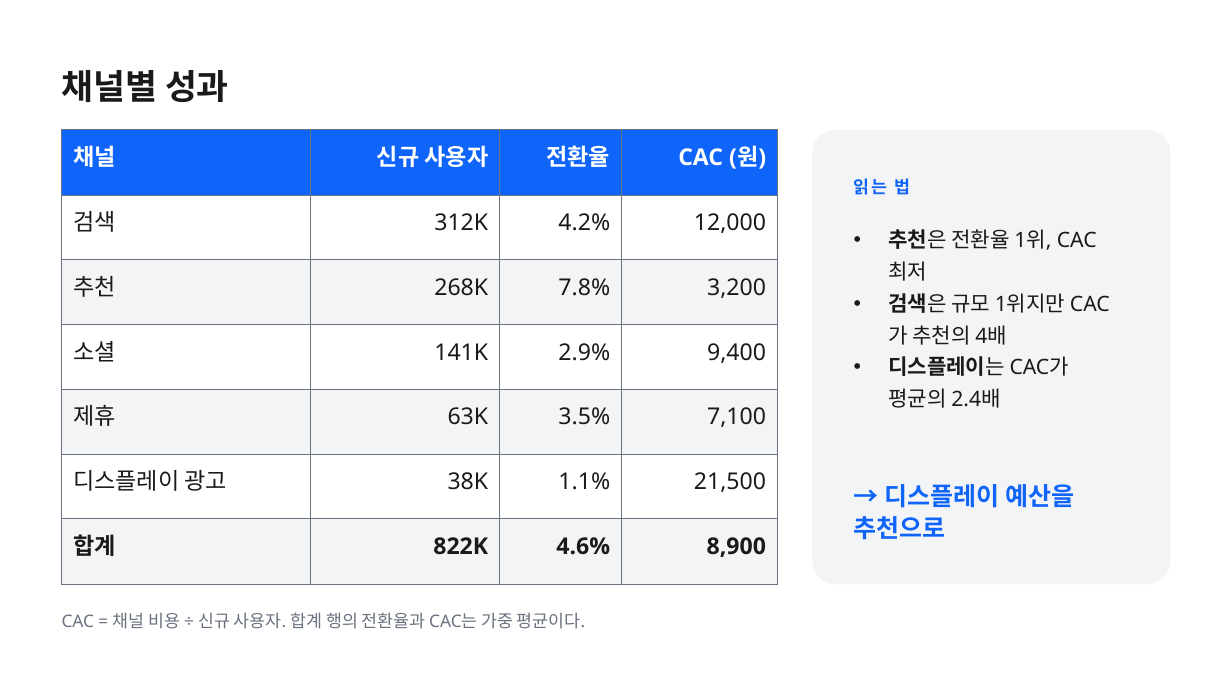
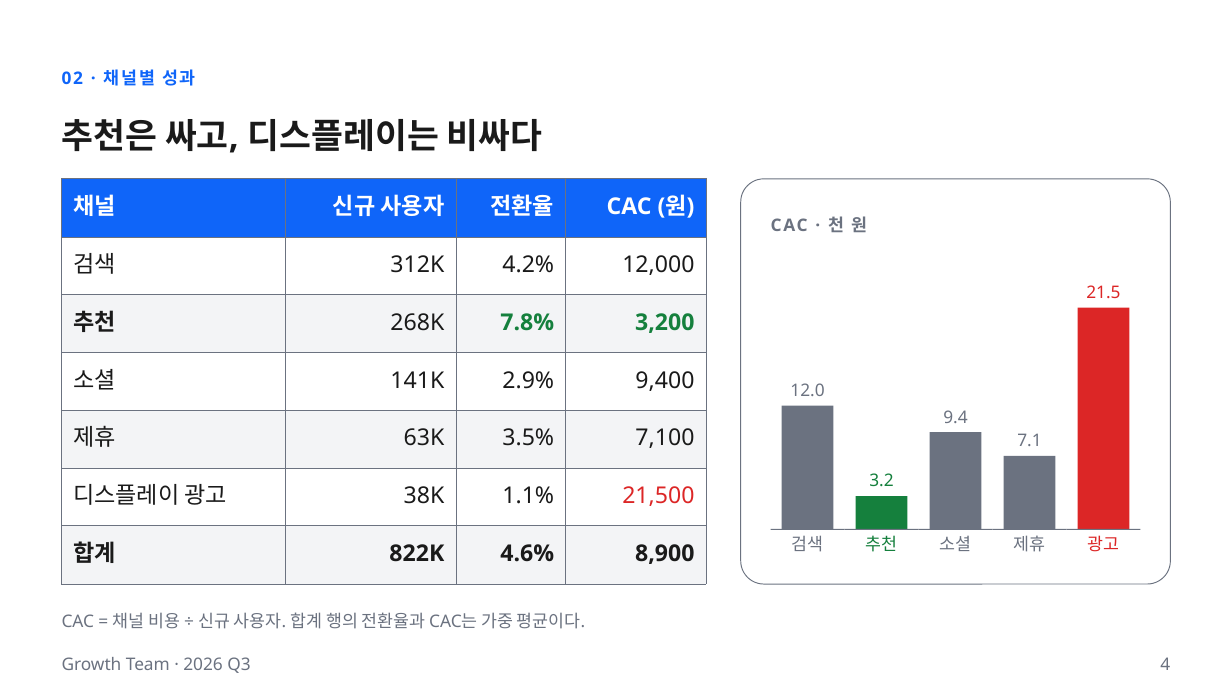
Before and after one commit to k2sebeom/balpyo, a slide deck: slide 4 of examples/showcase/decks/quarterly-review/q3-비즈니스-리뷰.pptx. Drawn at 1232x693 pixels with LibreOffice and Linux fonts; fonts in the diff are those of the drawing. Boxes give left, top, right and bottom in pixels: in the first picture for what was removed or moved away, otherwise in the second. Text is boxed around its words. In the diff, an @@ line names an element or a change of style, - is before the commit and + after.

```diff
--- a/examples/showcase/decks/quarterly-review/q3-비즈니스-리뷰.pptx
+++ b/examples/showcase/decks/quarterly-review/q3-비즈니스-리뷰.pptx
@@ text at (x1=62, y1=69, x2=196, y2=86): text changed; size 27 to 13.5 pt; text colour #1A1A1A to #0F65F9 @@
-채널별 성과
+02 · 채널별 성과
@@ text added at (x1=62, y1=119, x2=543, y2=153), 27 pt, text #1A1A1A, bold @@
+추천은 싸고, 디스플레이는 비싸다
@@ table at (x1=62, y1=179, x2=706, y2=585) @@
@@ bold on in "추천", "7.8%", "3,200" @@
@@ text colour #1A1A1A to #15803D in "7.8%", "3,200" @@
@@ text colour #1A1A1A to #DC2626 in "21,500" @@
@@ table resized from (x1=62, y1=129, x2=778, y2=584) to (x1=62, y1=179, x2=706, y2=585) @@
@@ rounded rectangle resized from (x1=812, y1=129, x2=1171, y2=584) to (x1=741, y1=179, x2=1171, y2=585) @@
@@ rounded rectangle at (x1=741, y1=179, x2=1171, y2=585): fill #F3F4F6 to #FFFFFF; outline none to #6B7280 0.75 pt; proportions changed @@
@@ text removed at (x1=854, y1=178, x2=911, y2=195) @@
-읽는 법
@@ text added at (x1=771, y1=216, x2=868, y2=232), 13.5 pt, text #6B7280, bold @@
+CAC · 천 원
@@ text removed at (x1=888, y1=229, x2=1097, y2=408) @@
-• 추천은 전환율 1위, CAC 최저
-• 검색은 규모 1위지만 CAC가 추천의 4배
-• 디스플레이는 CAC가 평균의 2.4배
@@ text added at (x1=1086, y1=285, x2=1120, y2=298), 13.5 pt, text #DC2626 @@
+21.5
@@ rectangle added at (x1=1078, y1=308, x2=1129, y2=529), fill #DC2626 @@
@@ text added at (x1=790, y1=383, x2=824, y2=396), 13.5 pt, text #6B7280 @@
+12.0
@@ rectangle added at (x1=782, y1=406, x2=834, y2=530), fill #6B7280 @@
@@ text added at (x1=943, y1=410, x2=967, y2=423), 13.5 pt, text #6B7280 @@
+9.4
@@ rectangle added at (x1=930, y1=433, x2=982, y2=530), fill #6B7280 @@
@@ text added at (x1=1017, y1=433, x2=1041, y2=446), 13.5 pt, text #6B7280 @@
+7.1
@@ text added at (x1=869, y1=473, x2=893, y2=487), 13.5 pt, text #15803D @@
+3.2
@@ rectangle added at (x1=1004, y1=456, x2=1055, y2=529), fill #6B7280 @@
@@ text removed at (x1=854, y1=484, x2=1075, y2=540) @@
-→ 디스플레이 예산을 추천으로
@@ rectangle added at (x1=856, y1=496, x2=908, y2=530), fill #15803D @@
@@ rectangle added at (x1=771, y1=530, x2=845, y2=531), fill #6B7280 @@
@@ text added at (x1=792, y1=535, x2=824, y2=552), 13.5 pt, text #6B7280 @@
+검색
@@ rectangle added at (x1=845, y1=530, x2=919, y2=531), fill #6B7280 @@
@@ text added at (x1=866, y1=535, x2=898, y2=552), 13.5 pt, text #15803D @@
+추천
@@ rectangle added at (x1=919, y1=530, x2=993, y2=531), fill #6B7280 @@
@@ text added at (x1=940, y1=536, x2=972, y2=551), 13.5 pt, text #6B7280 @@
+소셜
@@ rectangle added at (x1=993, y1=530, x2=1067, y2=531), fill #6B7280 @@
@@ text added at (x1=1014, y1=535, x2=1046, y2=552), 13.5 pt, text #6B7280 @@
+제휴
@@ rectangle added at (x1=1067, y1=530, x2=1141, y2=531), fill #6B7280 @@
@@ text added at (x1=1088, y1=535, x2=1120, y2=552), 13.5 pt, text #DC2626 @@
+광고
@@ text added at (x1=62, y1=657, x2=250, y2=673), 13.5 pt, text #6B7280 @@
+Growth Team · 2026 Q3
@@ page number added at (x1=1160, y1=657, x2=1170, y2=670), 13.5 pt, text #6B7280 @@
+4
```
Also in this commit, not shown: 6 other slides changed, 1 slide added, 35 other files.
